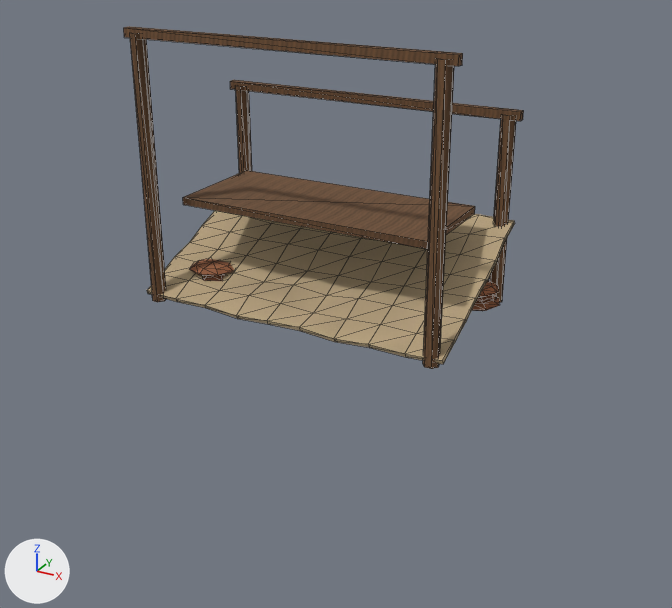
The glTF model assets/models/stall/leanto_bread.glb: old version first, new version second.
Camera for both pictures: a 50 mm camera at (2.14, -3.95, 2.77) aimed at (0.09, -0.22, 0.91). The lights are fixed; the arrows at lower left show +X, +Y and +Z. The first picture is the older version. Mesh edges are drawn as thin lines. Where no turn or scale is listed for an object, it has been applied to the vertices. Vertices at exactly the same position are counted once.

The first picture shows 'leanto_bread'.
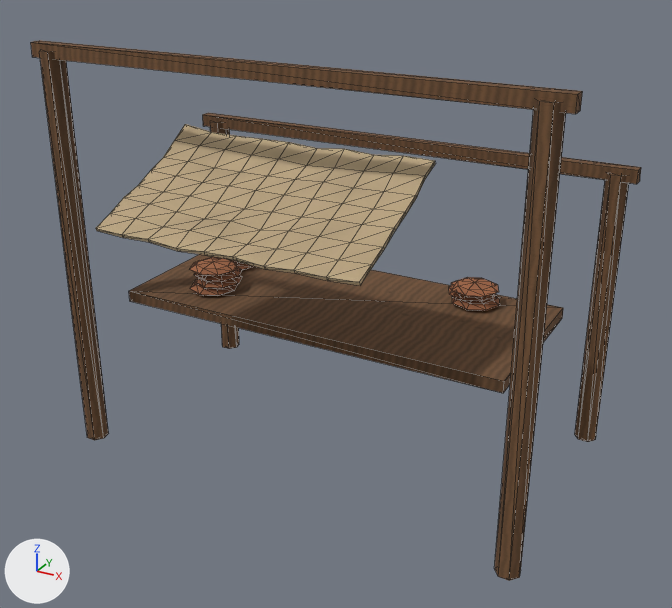
Where the newer file only moved an object's origin or applied its transform, the numbers keep the older frame.

Pixel boxes (x1, y1, x2, y2) of what changed, in the pictures (672 x 608 px; the box of a moved part takes in the faces that stretch with it):
```json
{"object": "leanto_bread", "change": "reshaped", "before": [124, 26, 524, 369], "after": [31, 40, 641, 581], "on screen": "52% wider, 58% taller"}
{"part": 1, "of": "me_cylinder", "change": "moved or reshaped", "before": [130, 33, 166, 302], "after": [39, 50, 109, 440]}
{"part": 2, "of": "me_cylinder", "change": "moved or reshaped", "before": [236, 86, 252, 173], "after": [210, 121, 239, 349]}
{"part": 3, "of": "me_cylinder", "change": "moved or reshaped", "before": [423, 59, 454, 369], "after": [494, 100, 566, 581]}
{"part": 4, "of": "me_cylinder", "change": "moved or reshaped", "before": [489, 115, 516, 302], "after": [575, 173, 629, 442]}
{"part": 5, "of": "me_cylinder", "change": "moved or reshaped", "before": [124, 26, 463, 66], "after": [31, 40, 582, 114]}
{"part": 6, "of": "me_cylinder", "change": "moved or reshaped", "before": [230, 80, 524, 121], "after": [203, 113, 641, 184]}
{"part": 7, "of": "me_cylinder", "change": "moved or reshaped", "before": [183, 170, 475, 249], "after": [129, 254, 563, 393]}
{"part": 8, "of": "me_cylinder", "change": "moved or reshaped", "before": [147, 211, 515, 364], "after": [96, 124, 436, 285]}
```

The change, as JSON lines over the scene's bpy script:
```json
{"block": "me_cylinder", "where": "# used by ob_leanto_bread; location = (-0.912, 0.433, 0.821)"}
{"op": "remove", "block": "me_cylinder", "code": "me_cylinder.from_pydata(...)  # 500 vertices, 928 faces; spans x 0.0..1.68, y -0.91..0.0, z 0.0..1.38"}
{"op": "add", "block": "me_cylinder", "code": "me_cylinder.from_pydata(...)  # 500 vertices, 928 faces; spans x -0.39..2.21, y -1.49..0.28, z -0.82..1.31"}
{"block": "me_cylinder", "change": "me_cylinder part 1: the loose piece of 14 vertices spanning x 0.03..0.1, y -0.91..-0.84, z 0.0..1.36 is scaled about its middle by 1.55, then moved by (-0.35, -0.2, -0.45)"}
{"block": "me_cylinder", "change": "me_cylinder part 2: the loose piece of 14 vertices spanning x 0.03..0.1, y -0.07..0.0, z 0.0..0.98 is scaled about its middle by 1.55, then moved by (-0.35, 0.26, -0.55)"}
{"block": "me_cylinder", "change": "me_cylinder part 3: the loose piece of 14 vertices spanning x 1.58..1.65, y -0.91..-0.84, z 0.0..1.36 is scaled about its middle by 1.55, then moved by (0.5, -0.2, -0.45)"}
{"block": "me_cylinder", "change": "me_cylinder part 4: the loose piece of 14 vertices spanning x 1.58..1.65, y -0.07..0.0, z 0.0..0.98 is scaled about its middle by 1.55, then moved by (0.5, 0.26, -0.55)"}
{"block": "me_cylinder", "change": "me_cylinder part 5: the loose piece of 8 vertices spanning x 0.0..1.68, y -0.9..-0.86, z 1.33..1.38 is scaled about its middle by 1.55, then moved by (0.07, -0.2, -0.08)"}
{"block": "me_cylinder", "change": "me_cylinder part 6: the loose piece of 8 vertices spanning x 0.0..1.68, y -0.06..-0.02, z 0.95..1.0 is scaled about its middle by 1.55, then moved by (0.07, 0.26, -0.29)"}
{"block": "me_cylinder", "change": "me_cylinder part 7: the loose piece of 8 vertices spanning x 0.16..1.52, y -0.75..-0.17, z 0.5..0.54 is scaled about its middle by 1.55, then moved by (0.07, 0.03, -0.54)"}
{"block": "me_cylinder", "change": "me_cylinder part 8: the loose piece of 160 vertices spanning x 0.0..1.68, y -0.9..0.0, z 0.0..0.46 is scaled about its middle by 0.776, then moved by (0.07, -0.69, 0.53)"}
```
